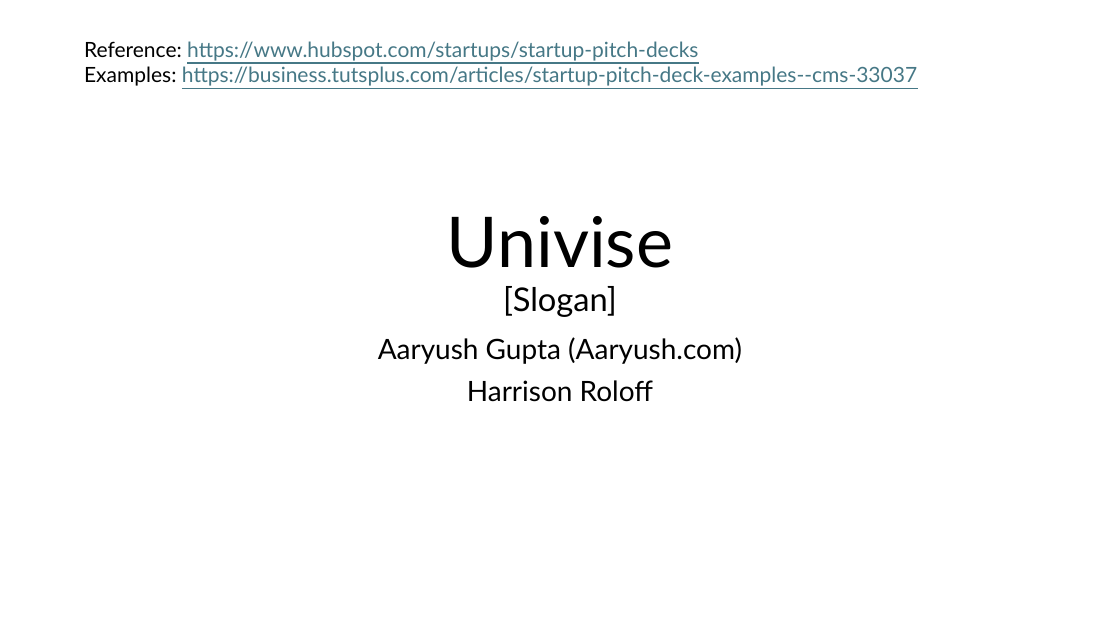
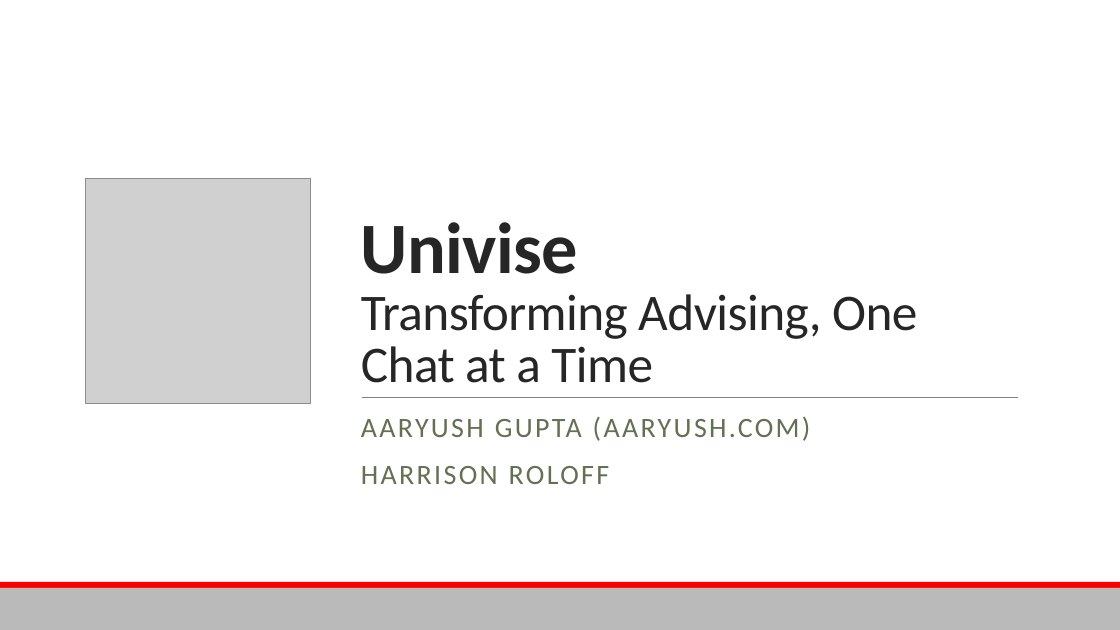
Before and after one commit to Aaryush1/Univise, a slide deck: slide 1 of Pitch_Deck.pptx. Drawn at 1120x630 pixels with LibreOffice and Linux fonts; fonts in the diff are those of the drawing; grey boxes stand for pictures. Boxes give left, top, right and bottom in pixels: in the first picture for what was removed or moved away, otherwise in the second. Text is boxed around its words. In the diff, an @@ line names an element or a change of style, - is before the commit and + after.

```diff
--- a/Pitch_Deck.pptx
+++ b/Pitch_Deck.pptx
@@ rectangle added at [0,0,1120,582], fill #FFFFFF @@
@@ text removed at [84,41,917,86] @@
-Reference: https://www.hubspot.com/startups/startup-pitch-decks
-Examples: https://business.tutsplus.com/articles/startup-pitch-deck-examples--cms-33037
@@ picture added at [86,179,311,404] @@
@@ title at [361,222,917,383]: text changed; size 28 to 44 pt; font Lato to Calibri; text colour #000000 to #262626 @@
-Univise
-[Slogan]
+Univise
+Transforming Advising, One Chat at a Time
@@ subtitle at [361,416,811,484]: text changed; font Lato to Calibri; text colour #000000 to #637052 @@
-Aaryush Gupta (Aaryush.com)
-Harrison Roloff
+AARYUSH GUPTA (AARYUSH.COM)
+HARRISON ROLOFF
@@ line added from (362, 397) to (1017, 397), #808080 0.5 pt @@
@@ rectangle added at [0,582,1120,588], fill #FF0000 @@
@@ rectangle added at [0,588,1120,630], fill #BABABA @@
```
Also in this commit, not shown: 4 other slides changed, 4 slides added, 4 slides removed, 8 other files.
